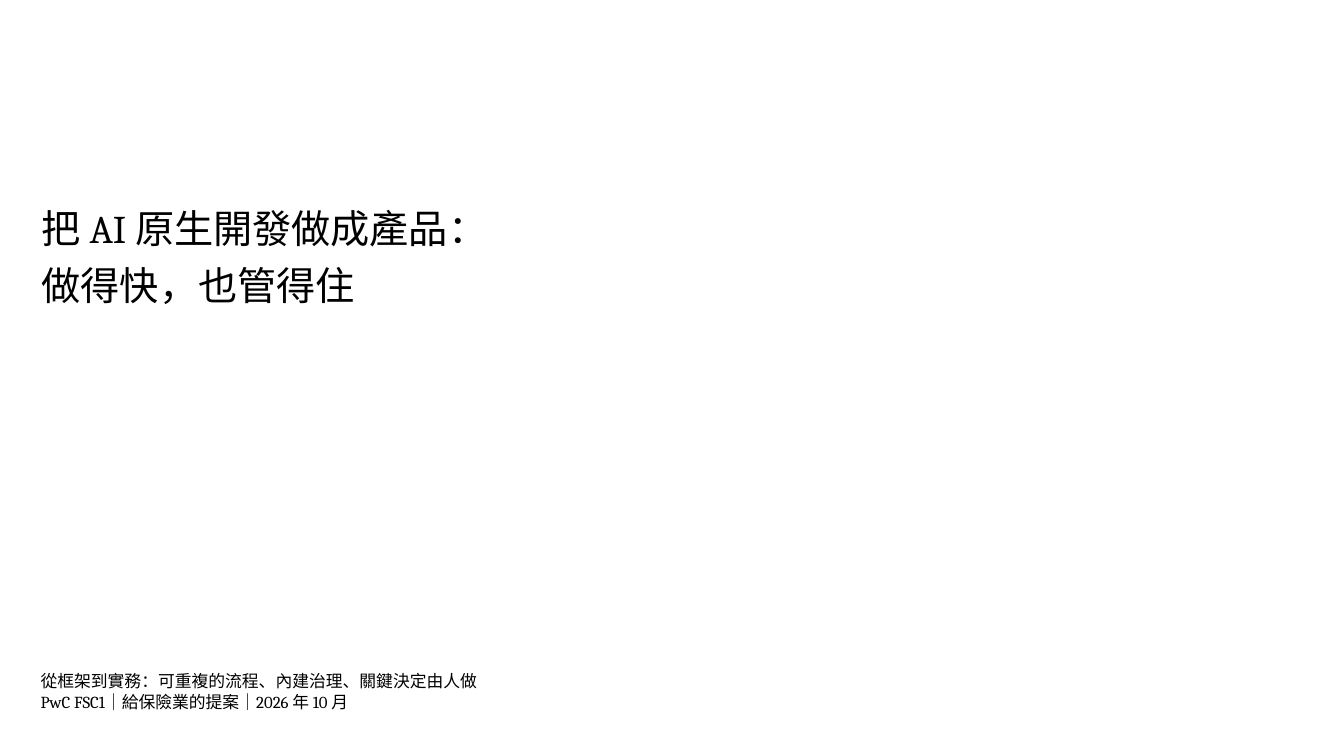
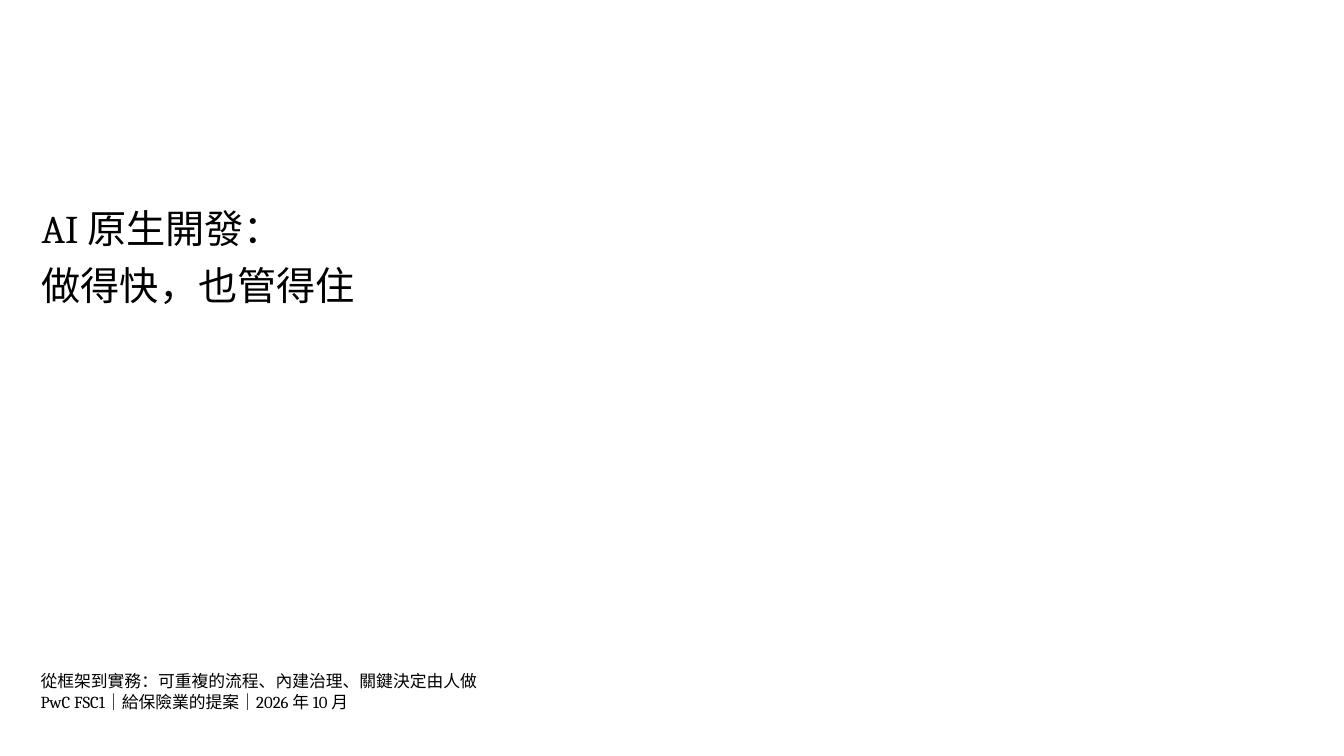
Before and after one commit to Robshao/PwC_FSC1, a slide deck: slide 1 of research/ai-native-sdlc/AI原生開發_做得快也管得住_客戶版.pptx. Drawn at 1344x756 pixels with LibreOffice and Linux fonts; fonts in the diff are those of the drawing; background and template pictures are left out. Boxes give left, top, right and bottom in pixels: in the first picture for what was removed or moved away, otherwise in the second. Text is boxed around its words. In the diff, an @@ line names an element or a change of style, - is before the commit and + after.

```diff
--- a/research/ai-native-sdlc/AI原生開發_做得快也管得住_客戶版.pptx
+++ b/research/ai-native-sdlc/AI原生開發_做得快也管得住_客戶版.pptx
@@ title at (x1=42, y1=210, x2=283, y2=247): text changed @@
-把 AI 原生開發做成產品：
+AI 原生開發：
```
Also in this commit, not shown: 1 other slide changed, 7 other files.
